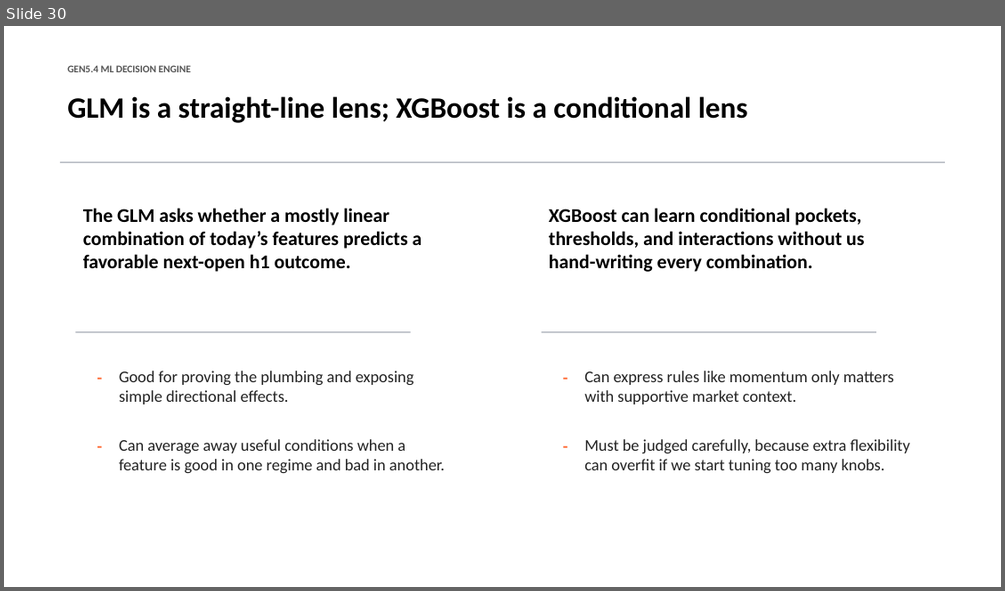
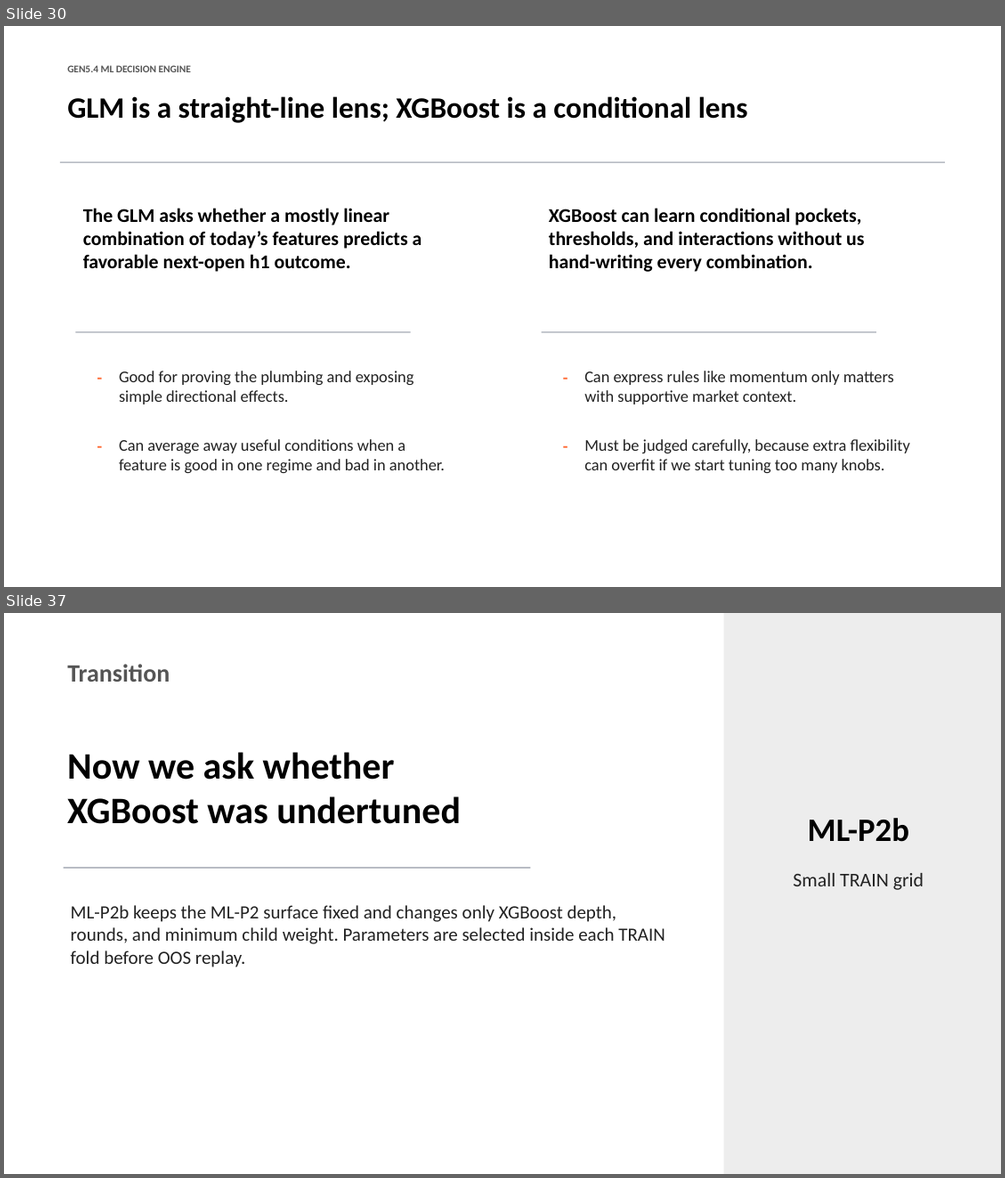
Before and after one commit to Francisc0Franc0/Time-Series-Modeling-Gen5, a slide deck: presentations/gen5_4_ml_decision_engine_incremental_build.pptx. Shown one above the other, each under a label of ours: slide 30 before the commit, slides 30 and 37 after it; the slides between them are not shown. The pictures are 1005x591 and 1005x1178 pixels, drawn with LibreOffice and Linux fonts; fonts in the diff are those of the drawing. Boxes give left, top, right and bottom in pixels: in the first picture for what was removed or moved away, otherwise in the second. Text is boxed around its words. In the diff, an @@ line names an element or a change of style, - is before the commit and + after.

Commit message:
Add Gen5.4 XGBoost parameter diagnostic

```diff
--- a/presentations/gen5_4_ml_decision_engine_incremental_build.pptx
+++ b/presentations/gen5_4_ml_decision_engine_incremental_build.pptx
@@ slide 37 added at <box>4,613,1001,1174</box>, background #FFFFFF @@
@@ rectangle added at <box>723,613,1001,1174</box>, fill #EDEDED @@
@@ text added at <box>67,664,170,682</box>, 24 pt, text #555555, bold @@
+Transition
@@ text added at <box>67,752,461,824</box>, 36 pt, text #000000, bold @@
+Now we ask whether
+XGBoost was undertuned
@@ text added at <box>808,818,909,842</box>, 31.5 pt, text #000000, bold @@
+ML-P2b
@@ rectangle added at <box>63,868,531,868</box>, fill #B8BCC4 @@
@@ text added at <box>793,873,923,890</box>, 18.8 pt, text #222222 @@
+Small TRAIN grid
@@ text added at <box>71,905,665,967</box>, 18 pt, text #222222 @@
+ML-P2b keeps the ML-P2 surface fixed and changes only XGBoost depth, rounds, and minimum child weight. Parameters are selected inside each TRAIN fold before OOS replay.
```
Also in this commit, not shown: 5 slides changed, 7 other slides added, 6 other files.
